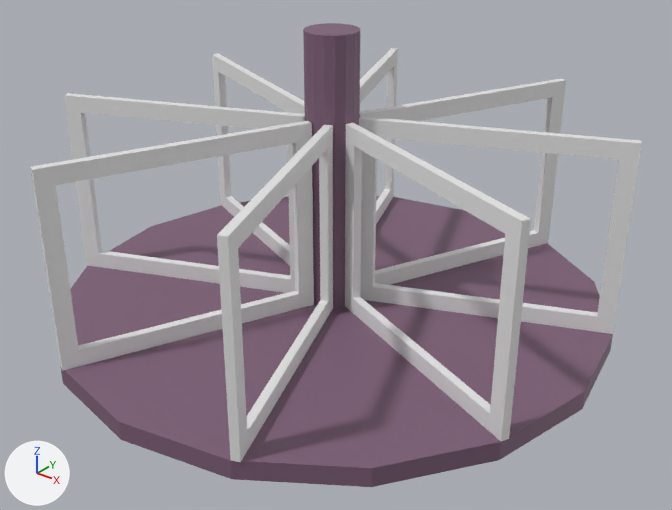
A saved change to the Blender file Aida_Konyrbayeva/krutilka.blend.
One viewpoint serves both versions: a camera (50 mm lens) standing at (1.454, -1.801, 1.532) and looking at (0.036, -0.029, 0.433). Arrows for +X, +Y and +Z are at lower left; the lights stay in place.

The first picture shows 'Цилиндр', 'Цилиндр.001'.
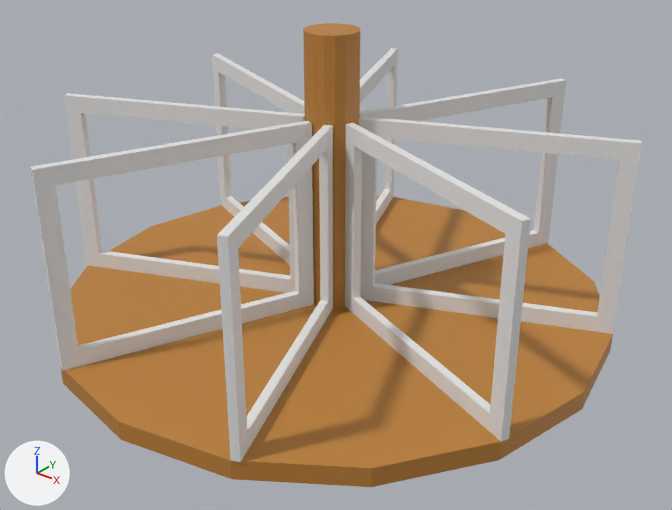
Pixel boxes [x1, y1, x2, y2] of what changed, in the pictures (672 x 510 px):
'Цилиндр', recoloured: [61, 23, 613, 487] in both

The edits, one by one:
Material 'Материал.001' (mat_материал_001) changes colour from purple #7d5e76 to orange #bc8037; in linear values from (0.204, 0.112, 0.18) to (0.502, 0.216, 0.0384).
